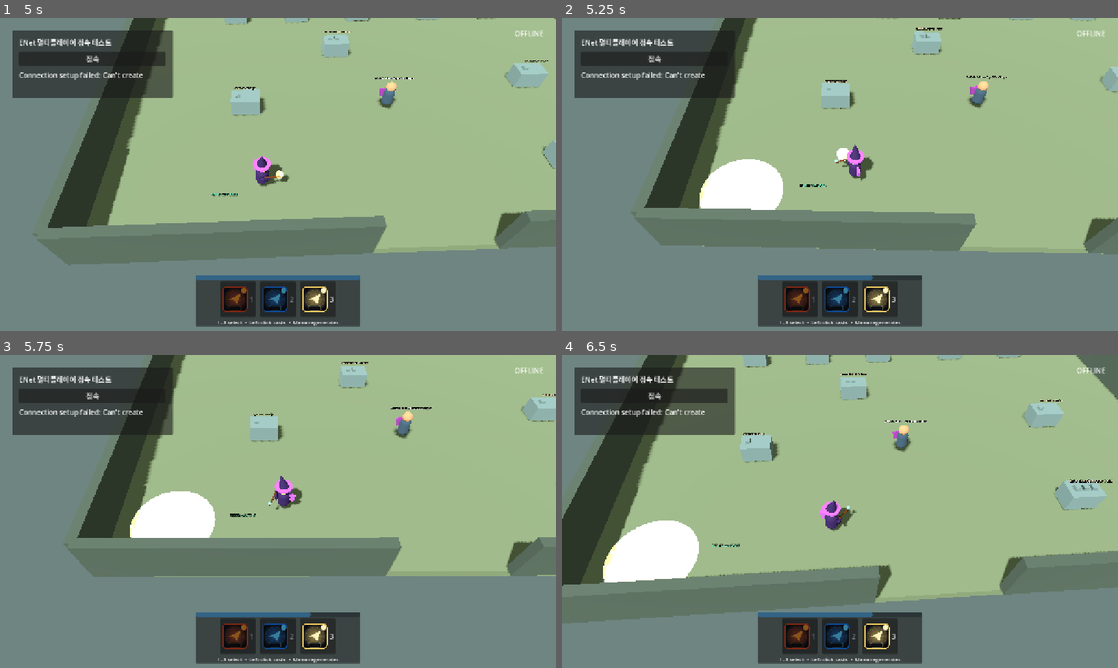
Above: before the commit, frames 1-4 (two rows, left to right).
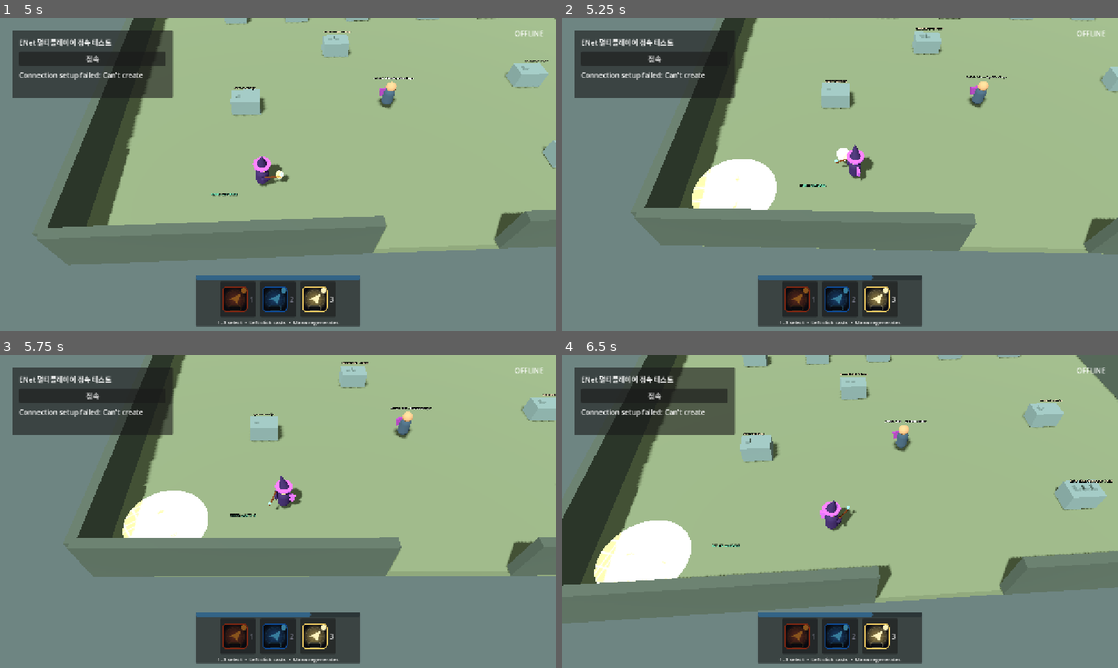
Above: after the commit, the same moments.

Repository: ldg030917/tactical-wizard
Game: Godot game, scene res://scenes/main/game_root.tscn
The game is run twice, just before and just after one commit, with the same random seed, the same clock (stepped at 60 frames per second) and the same inputs. The engine's default icon, where the game draws it, is replaced by a stand-in: a white triangle on a blue panel in a dark square.
Inputs (mouse positions are in pixels of both pictures, inside the frame that each line leads up to):
- Up to frame 1 (5 s): click (233, 174) at 0.5 s; click "1" at 1.25 s; click "2" at 2 s; click "3" at 2.75 s; click "접속" at 3.5 s; tap Enter at 4.25 s; move the mouse to (400, 158) at 4.27 s; press the mouse at (400, 158) at 4.28 s; hold D (move_right) from 4.28 s (still down); tap F (heal) at 4.55 s
- Up to frame 2 (5.25 s): release D (move_right) at 5 s; release the mouse at (962, 158) at 5 s; drag from (728, 190) to (812, 237) at 5.02 s
- Up to frame 3 (5.75 s): no input
- Up to frame 4 (6.5 s): move the mouse to (895, 442) at 5.77 s; press the mouse at (895, 442) at 5.78 s; hold D (move_right) from 5.78 s (still down); tap F (heal) at 6.05 s

Frame 1 is identical in both runs. In frame 2, 0.4% of the frame differs, in the area x 23-40%, y 45-62%; in frame 3, 0.4%; in frame 4, 0.6%, in the area x 5-25%, y 52-74%.

Commit message:
마법 사용 크래시 버그 수정

Diff:
--- a/scripts/player.gd
+++ b/scripts/player.gd
@@ -100,6 +100,7 @@
 var last_element_feedback: String = ""
 var _last_network_damage_log_time := -INF
 var _network_aim_yaw := 0.0
+var _network_aim_pitch := 0.0
 var _network_aim_initialized := false
 var _local_snapshot_rotation_suppressed_logged := false
 const NETWORK_AIM_MOUSE_SENSITIVITY := 0.006
@@ -279,6 +280,7 @@
 		return
 	if event is InputEventMouseMotion:
 		_network_aim_yaw -= (event as InputEventMouseMotion).relative.x * NETWORK_AIM_MOUSE_SENSITIVITY
+		_network_aim_pitch = clampf(_network_aim_pitch - (event as InputEventMouseMotion).relative.y * NETWORK_AIM_MOUSE_SENSITIVITY, -0.65, 0.65)
 		return
 	if event.is_action_pressed("spell_page_1"):
 		select_spell_page(0)
@@ -292,6 +294,7 @@
 		if active_combat_slot == 3:
 			request_dagger_attack.rpc_id(1)
 		else:
+			_log_network_cast_aim()
 			request_spell_cast.rpc_id(1, selected_page, aim_point)
 	elif event.is_action_pressed("dagger_attack"):
 		request_dagger_attack.rpc_id(1)
@@ -332,11 +335,20 @@
 	var config := current_spell_config()
 	if config == null or not config.valid:
 		return
-	var offset := requested_target - global_position
-	offset.y = 0.0
+	var offset := requested_target - cast_origin.global_position
 	if offset.length() > config.range_meters:
-		requested_target = global_position + offset.normalized() * config.range_meters
+		requested_target = cast_origin.global_position + offset.normalized() * config.range_meters
+	var projectile_direction := (requested_target - cast_origin.global_position).normalized()
+	print("[AIM] server cast peer=%d muzzle=%s target=%s projectile_dir=%s" % [network_peer_id, str(cast_origin.global_position), str(requested_target), str(projectile_direction)])
 	cast_selected_spell_immediate(requested_target)
+
+
+func _log_network_cast_aim() -> void:
+	if camera == null or cast_origin == null:
+		return
+	var camera_forward := -camera.global_transform.basis.z
+	var projectile_direction := (aim_point - cast_origin.global_position).normalized()
+	print("[AIM] cast peer=%d camera_origin=%s camera_forward=%s muzzle=%s target=%s projectile_dir=%s" % [network_peer_id, str(camera.global_position), str(camera_forward), str(cast_origin.global_position), str(aim_point), str(projectile_direction)])
 
 
 func receive_network_snapshot(snapshot: Dictionary) -> void:
@@ -522,7 +534,32 @@
 	look_offset = look_offset.limit_length(3.0) * aim_look_ahead
 	var desired: Vector3 = global_position + Vector3(0, camera_height, camera_distance) + look_offset
 	camera.global_position = camera.global_position.lerp(desired, 1.0 - exp(-delta * 6.5))
-	camera.look_at(global_position + Vector3(0, 0.55, 0) + look_offset)
+	var look_target := global_position + Vector3(0, 0.55, 0) + look_offset
+	if network_enabled and is_local_network_player():
+		# Body owns yaw; the camera target owns local pitch. Neither value is
+		# overwritten by the server's movement snapshot.
+		look_target.y += tan(_network_aim_pitch) * 5.0
+	camera.look_at(look_target)
+	if network_enabled and is_local_network_player():
+		_update_network_camera_aim_target()
+
+
+func _update_network_camera_aim_target() -> void:
+	var viewport := get_viewport()
+	var screen_center := viewport.get_visible_rect().size * 0.5
+	var ray_origin := camera.project_ray_origin(screen_center)
+	var ray_direction := camera.project_ray_normal(screen_center)
+	var target_point := ray_origin + ray_direction * 60.0
+	if absf(ray_direction.y) > 0.001:
+		var ground_distance := -ray_origin.y / ray_direction.y
+		if ground_distance > 0.0:
+			target_point = ray_origin + ray_direction * ground_distance
+	aim_point = target_point
+	var flat_target := aim_point - global_position
+	flat_target.y = 0.0
+	if flat_target.length_squared() > 0.001:
+		_network_aim_yaw = atan2(-flat_target.x, -flat_target.z)
+		rotation.y = _network_aim_yaw
 
 func begin_cast() -> bool:
 	var config := current_spell_config()
@@ -603,7 +640,6 @@
 			active_healing_circle = raid.spawn_healing_circle(self, config, cast_target)
 	elif config.behavior_type == "projectile":
 		var base_direction: Vector3 = cast_target - cast_origin.global_position
-		base_direction.y = 0.0
 		base_direction = base_direction.normalized()
 		if "beam" in config.behavior_tags and raid.has_method("cast_special_spell"):
 			raid.cast_special_spell(self, config, cast_origin.global_position, cast_target, base_direction, "beam")
@@ -861,9 +897,8 @@
 	_show_message("EXHAUSTED - movement disabled for 3 seconds.")
 
 func _limited_aim_target(max_range: float) -> Vector3:
-	var flat: Vector3 = aim_point - global_position
-	flat.y = 0.0
-	return global_position + flat.limit_length(max_range)
+	var offset: Vector3 = aim_point - cast_origin.global_position
+	return cast_origin.global_position + offset.limit_length(max_range)
 
 func _update_preview() -> void:
 	if placement_preview == null or page_configs.is_empty():
--- a/scripts/raid_scene.gd
+++ b/scripts/raid_scene.gd
@@ -128,7 +128,8 @@
 		if is_instance_valid(enemy):
 			spawn_network_enemy.rpc_id(peer_id, _network_enemy_spawn_data(enemy))
 	for magic_id: String in network_projectile_spawn_data:
-		if network_projectiles.has(magic_id):
+		var projectile_ref: Variant = network_projectiles.get(magic_id)
+		if is_instance_valid(projectile_ref):
 			spawn_network_projectile.rpc_id(peer_id, network_projectile_spawn_data[magic_id])
 
 
@@ -164,8 +165,9 @@
 	var projectile_states: Array[Dictionary] = []
 	var expired_magic_ids: Array[String] = []
 	for magic_id: String in network_projectiles:
-		var projectile := network_projectiles[magic_id] as SpellProjectile
-		if is_instance_valid(projectile) and not projectile.resolved:
+		var projectile_ref: Variant = network_projectiles.get(magic_id)
+		if is_instance_valid(projectile_ref) and not (projectile_ref as SpellProjectile).resolved:
+			var projectile := projectile_ref as SpellProjectile
 			projectile_states.append({"magic_id": magic_id, "position": projectile.global_position})
 		else:
 			expired_magic_ids.append(magic_id)
@@ -259,6 +261,7 @@
 	_next_network_magic_id += 1
 	projectile.network_magic_id = magic_id
 	network_projectiles[magic_id] = projectile
+	projectile.projectile_resolved.connect(_on_network_projectile_resolved)
 	var spawn_data := {
 		"magic_id": magic_id,
 		"scene_path": projectile.scene_file_path,
@@ -275,6 +278,16 @@
 		spawn_network_projectile.rpc_id(peer_id, spawn_data)
 
 
+func _on_network_projectile_resolved(magic_id: String, reason: String) -> void:
+	if not multiplayer.is_server() or not network_projectiles.has(magic_id):
+		return
+	network_projectiles.erase(magic_id)
+	network_projectile_spawn_data.erase(magic_id)
+	print("[PROJECTILE] despawn id=%s reason=%s" % [magic_id, reason])
+	for peer_id: int in NetworkManager.raid_members:
+		despawn_network_projectile.rpc_id(peer_id, magic_id, reason)
+
+
 func _on_network_raid_peer_disconnected(peer_id: int) -> void:
 	var network_player := network_players.get(peer_id) as PlayerController
 	network_players.erase(peer_id)
@@ -325,8 +338,12 @@
 	if multiplayer.is_server():
 		return
 	var magic_id := str(spawn_data.get("magic_id", ""))
-	if magic_id.is_empty() or network_projectiles.has(magic_id):
-		return
+	if magic_id.is_empty():
+		return
+	var existing: Variant = network_projectiles.get(magic_id)
+	if is_instance_valid(existing):
+		return
+	network_projectiles.erase(magic_id)
 	var scene := load(str(spawn_data.get("scene_path", ""))) as PackedScene
 	var config: RuntimeSpellConfig = _deserialize_spell_config(spawn_data.get("config", {}))
 	if scene == null or config == null:
@@ -342,7 +359,23 @@
 	projectile.global_position = start
 	projectile.configure_network_visual(magic_id, config, direction, str(spawn_data.get("team", "player")), target)
 	network_projectiles[magic_id] = projectile
+	projectile.projectile_resolved.connect(_on_network_projectile_replica_resolved)
 	print("[MAGIC] client replicated id=%s local_peer=%d type=%s position=%s" % [magic_id, multiplayer.get_unique_id(), config.base_spell.spell_id, str(start)])
+
+
+func _on_network_projectile_replica_resolved(magic_id: String, _reason: String) -> void:
+	network_projectiles.erase(magic_id)
+
+
+@rpc("authority", "call_remote", "reliable")
+func despawn_network_projectile(magic_id: String, reason: String) -> void:
+	if multiplayer.is_server():
+		return
+	var projectile_ref: Variant = network_projectiles.get(magic_id)
+	network_projectiles.erase(magic_id)
+	if is_instance_valid(projectile_ref):
+		(projectile_ref as SpellProjectile).queue_free()
+	print("[PROJECTILE] despawn id=%s reason=%s" % [magic_id, reason])
 
 
 @rpc("authority", "call_remote", "reliable")
@@ -370,9 +403,9 @@
 	if multiplayer.is_server():
 		return
 	for state: Dictionary in states:
-		var projectile := network_projectiles.get(str(state.get("magic_id", ""))) as SpellProjectile
-		if is_instance_valid(projectile):
-			projectile.receive_network_snapshot(state)
+		var projectile_ref: Variant = network_projectiles.get(str(state.get("magic_id", "")))
+		if is_instance_valid(projectile_ref):
+			(projectile_ref as SpellProjectile).receive_network_snapshot(state)
 
 
 @rpc("authority", "call_remote", "unreliable", 1)
--- a/scripts/spells/spell_projectile.gd
+++ b/scripts/spells/spell_projectile.gd
@@ -1,5 +1,7 @@
 class_name SpellProjectile
 extends Area3D
+
+signal projectile_resolved(magic_id: String, reason: String)
 
 @export_category("Projectile Defaults")
 @export_range(1.0, 50.0, 0.5, "suffix:m/s") var default_speed: float = 14.0
@@ -47,7 +49,6 @@
 	caster = owner_node
 	config = spell_config
 	direction = travel_direction.normalized()
-	direction.y = 0.0
 	source_team = team
 	speed = config.projectile_speed if config != null else default_speed
 	collision_layer = 8
@@ -57,7 +58,6 @@
 	destination = target_position
 	if destination.is_equal_approx(Vector3.ZERO):
 		destination = start_position + direction * config.range_meters
-	destination.y = start_y
 	path_length = maxf(0.1, start_position.distance_to(destination))
 	pierce_remaining = config.pierce_count
 	ricochet_remaining = config.ricochet_count
@@ -142,6 +142,7 @@
 	set_deferred("monitoring", false)
 	visible = false
 	if network_visual_replica:
+		projectile_resolved.emit(network_magic_id, "visual_complete")
 		queue_free()
 		return
 	var targets: Array[Node] = get_tree().get_nodes_in_group("enemies") if source_team == "player" else get_tree().get_nodes_in_group("player")
@@ -163,6 +164,7 @@
 		raid.spawn_spell_impact(at, config.base_spell.debug_color, maxf(0.35, config.area_radius), primary_element, vfx_seed)
 	if "delayed_echo" in config.behavior_tags and raid != null and raid.has_method("schedule_spell_echo"):
 		raid.schedule_spell_echo(config, at)
+	projectile_resolved.emit(network_magic_id, "impact")
 	queue_free()
 
 
@@ -175,13 +177,14 @@
 func _apply_spell_to_target(target: Node) -> void:
 	if not target.has_method("take_damage"):
 		return
+	var target_name := target.name
 	if target is PlayerController:
 		var source_label := "magic:%s" % network_magic_id if not network_magic_id.is_empty() else "magic:untracked"
 		(target as PlayerController).take_damage(config.damage_or_healing, global_position, 0.0, config.base_spell.primary_element, source_label)
 	else:
 		target.take_damage(config.damage_or_healing, global_position, 0.0, config.base_spell.primary_element)
 	if not network_magic_id.is_empty():
-		print("[PROJECTILE] hit id=%s target=%s" % [network_magic_id, target.name])
+		print("[PROJECTILE] hit id=%s target=%s projectile_instance=%d" % [network_magic_id, target_name, get_instance_id()])
 	if config.status_effect == "burn" and target.has_method("apply_status"):
 		target.apply_status("burn", maxf(config.effect_duration, config.base_spell.effect_duration_seconds), maxf(config.effect_power, config.base_spell.effect_power))
 	elif config.status_effect in ["slow", "chill"] and target.has_method("apply_status"):
